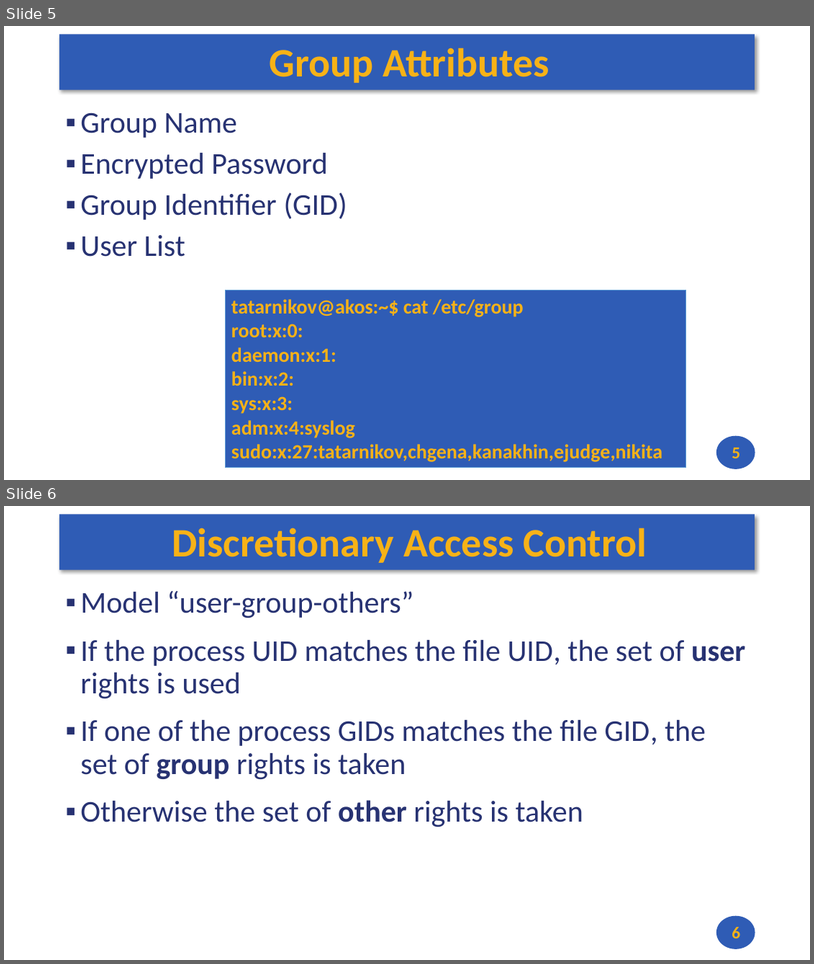
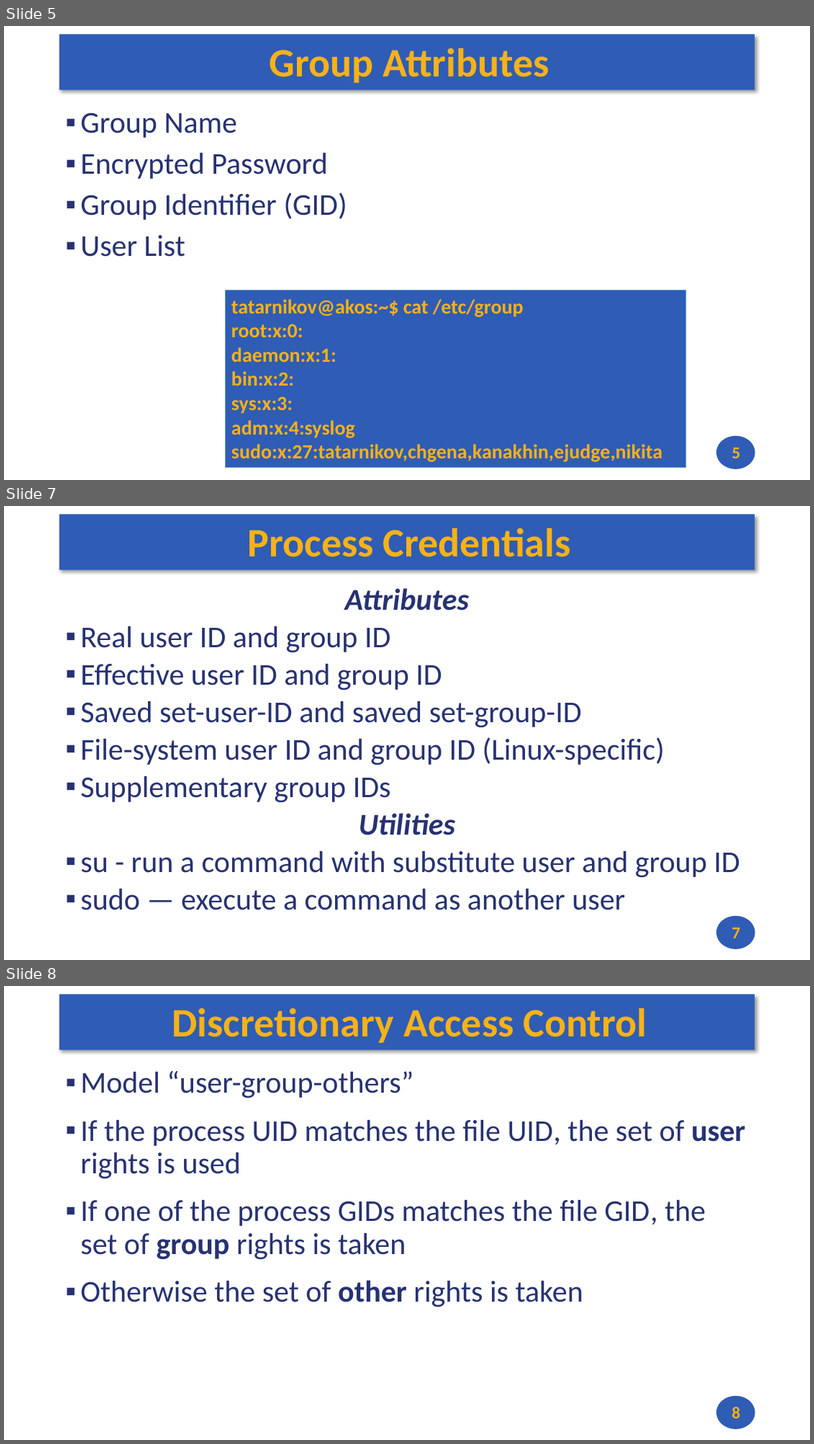
Before and after one commit to andrewt0301/hse-acos-course, a slide deck: docs/part2os/10_Permissions/OS_Lecture_10.pptx. Shown one above the other, each under a label of ours: slides 5 and 6 before the commit, slides 5, 7 and 8 after it; the slides between them are not shown. The pictures are 814x964 and 814x1444 pixels, drawn with LibreOffice and Linux fonts; fonts in the diff are those of the drawing. Boxes give left, top, right and bottom in pixels: in the first picture for what was removed or moved away, otherwise in the second. Text is boxed around its words. In the diff, an @@ line names an element or a change of style, - is before the commit and + after.

```diff
--- a/docs/part2os/10_Permissions/OS_Lecture_10.pptx
+++ b/docs/part2os/10_Permissions/OS_Lecture_10.pptx
@@ slide 7 added at [4, 506, 810, 960], background #FFFFFF; not listed: 2 template elements that a slide beside it also shows @@
@@ title added at [248, 528, 571, 557], 48 pt, text #F7B217, bold @@
+Process Credentials
@@ text added at [80, 588, 740, 910], 36 pt, text #273272 @@
+Attributes
+▪ Real user ID and group ID
+▪ Effective user ID and group ID
+▪ Saved set-user-ID and saved set-group-ID
+▪ File-system user ID and group ID (Linux-specific)
+▪ Supplementary group IDs
+Utilities
+▪ su - run a command with substitute user and group ID
+▪ sudo — execute a command as another user
@@ page number added at [732, 927, 741, 938], 20 pt, text #F7B217, bold @@
+7
@@ what was slide 6 is now slide 8 @@
@@ page number at [732, 1406, 741, 1418]: text changed @@
-6
+8
```
Also in this commit, not shown: 1 slide changed, 6 other slides added, 1 other file.
